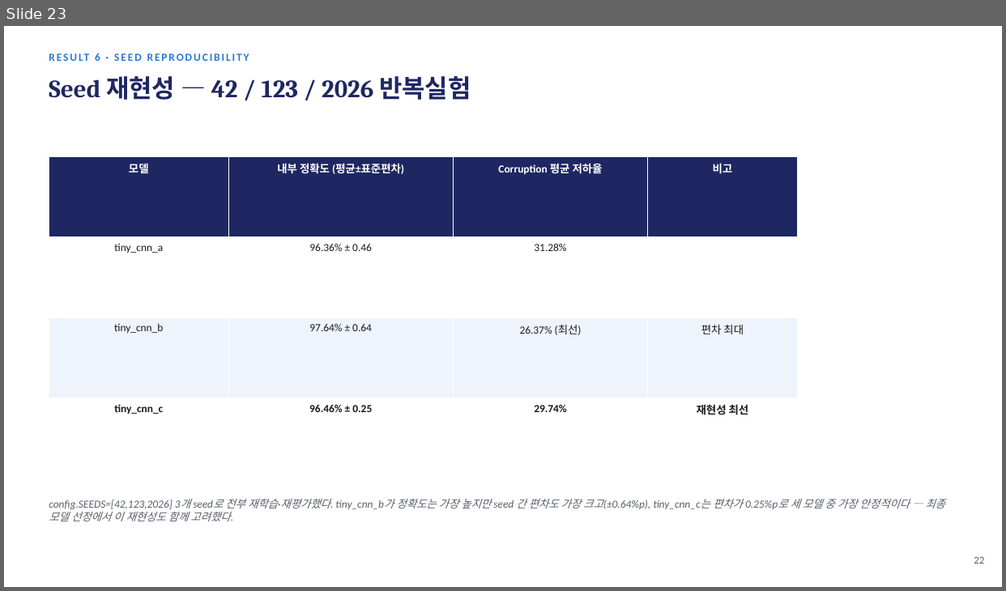
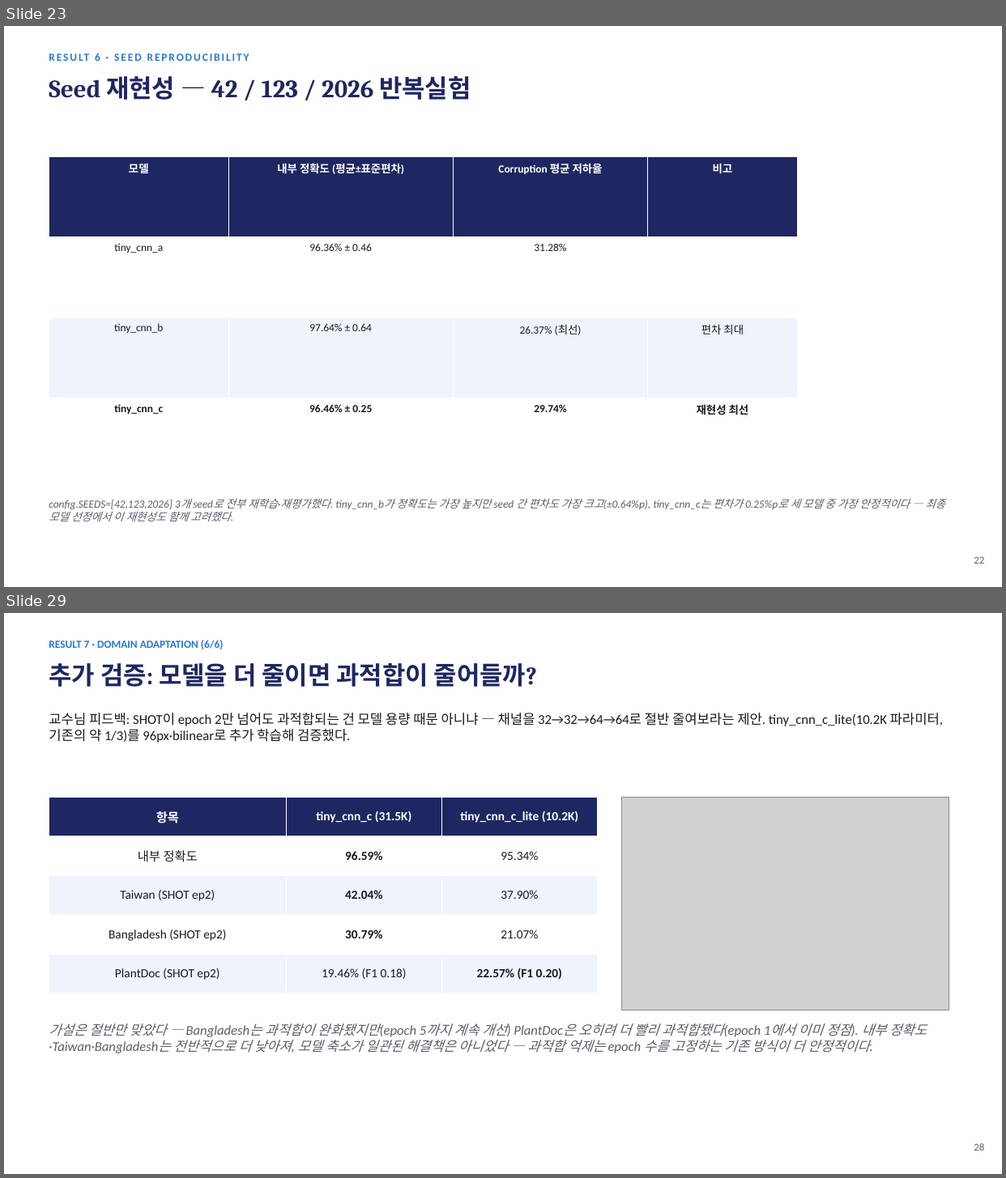
Before and after one commit to sara0813/tomato-disease-v2, a slide deck: docs/CNN_토마토_병해분류_V2_진행보고.pptx. Shown one above the other, each under a label of ours: slide 23 before the commit, slides 23 and 29 after it; the slides between them are not shown. The pictures are 1006x591 and 1006x1178 pixels, drawn with LibreOffice and Linux fonts; fonts in the diff are those of the drawing; grey boxes stand for pictures. Boxes give left, top, right and bottom in pixels: in the first picture for what was removed or moved away, otherwise in the second. Text is boxed around its words. In the diff, an @@ line names an element or a change of style, - is before the commit and + after.

```diff
--- a/docs/CNN_토마토_병해분류_V2_진행보고.pptx
+++ b/docs/CNN_토마토_병해분류_V2_진행보고.pptx
@@ slide 29 added at (4, 613, 1002, 1174), background #FFFFFF @@
@@ text added at (49, 640, 224, 649), 10.5 pt, text #2A78D6, bold @@
+RESULT 7 · DOMAIN ADAPTATION (6/6)
@@ text added at (49, 663, 537, 687), 24 pt, text #1E2761, bold @@
+추가 검증: 모델을 더 줄이면 과적합이 줄어들까?
@@ text added at (49, 713, 943, 743), 13 pt, text #1A1A1A @@
+교수님 피드백: SHOT이 epoch 2만 넘어도 과적합되는 건 모델 용량 때문 아니냐 — 채널을 32→32→64→64로 절반 줄여보라는 제안. tiny_cnn_c_lite(10.2K 파라미터, 기존의 약 1/3)를 96px·bilinear로 추가 학습해 검증했다.
@@ table added at (49, 797, 598, 994), 5 rows, 3 columns @@
+항목 | tiny_cnn_c (31.5K) | tiny_cnn_c_lite (10.2K)
+내부 정확도 | 96.59% | 95.34%
+Taiwan (SHOT ep2) | 42.04% | 37.90%
+Bangladesh (SHOT ep2) | 30.79% | 21.07%
+PlantDoc (SHOT ep2) | 19.46% (F1 0.18) | 22.57% (F1 0.20)
@@ picture added at (622, 797, 949, 1010) @@
@@ text added at (49, 1024, 927, 1054), 13 pt, text #5B5E6B, italic @@
+가설은 절반만 맞았다 — Bangladesh는 과적합이 완화됐지만(epoch 5까지 계속 개선) PlantDoc은 오히려 더 빨리 과적합됐다(epoch 1에서 이미 정점). 내부 정확도·Taiwan·Bangladesh는 전반적으로 더 낮아져, 모델 축소가 일관된 해결책은 아니었다 — 과적합 억제는 epoch 수를 고정하는 기존 방식이 더 안정적이다.
@@ text added at (974, 1144, 984, 1151), 10 pt, text #5B5E6B @@
+28
```
Also in this commit, not shown: 7 slides changed.
